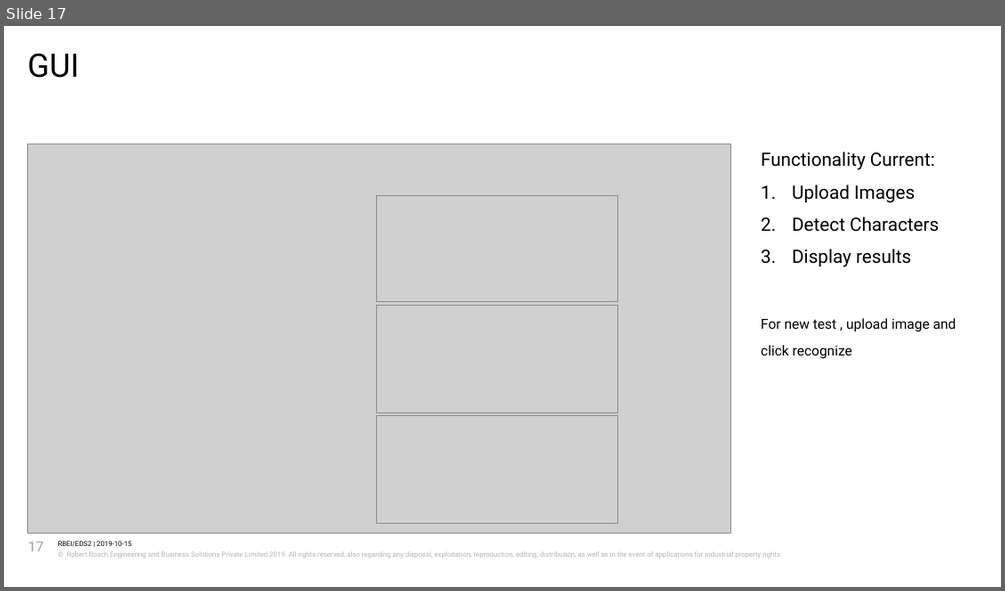
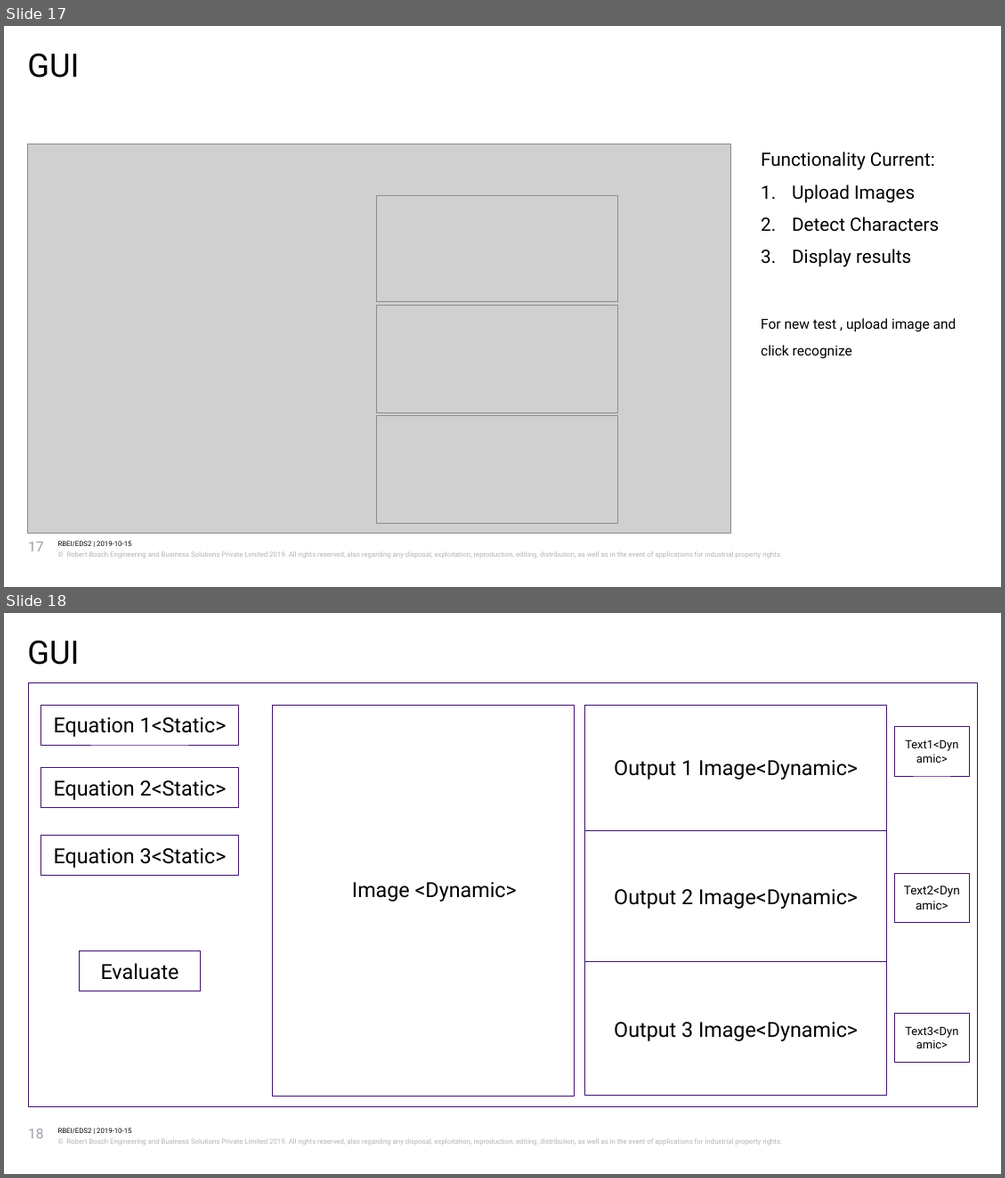
Before and after one commit to bijonguha/Bosch, a slide deck: intel_ocr/docs/intel_review_5thNov_V2.0.pptx. Shown one above the other, each under a label of ours: slide 17 before the commit, slides 17 and 18 after it. The pictures are 1005x591 and 1005x1178 pixels, drawn with LibreOffice and Linux fonts; fonts in the diff are those of the drawing; grey boxes stand for pictures; background and template pictures are left out. Boxes give left, top, right and bottom in pixels: in the first picture for what was removed or moved away, otherwise in the second. Text is boxed around its words. In the diff, an @@ line names an element or a change of style, - is before the commit and + after.

Commit message:
ppt 5th nov added

```diff
--- a/intel_ocr/docs/intel_review_5thNov_V2.0.pptx
+++ b/intel_ocr/docs/intel_review_5thNov_V2.0.pptx
@@ slide 18 added at (x1=4, y1=613, x2=1001, y2=1174), background #FFFFFF; not listed: 2 template elements that a slide beside it also shows @@
@@ text added at (x1=27, y1=641, x2=79, y2=665), 28 pt, text #000000 @@
+GUI
@@ rectangle added at (x1=28, y1=682, x2=977, y2=1105), outline #3F136C 0.75 pt @@
@@ rectangle added at (x1=41, y1=705, x2=238, y2=744), outline #3F136C 0.75 pt, 18 pt, text #000000 @@
+Equation 1<Static>
@@ rectangle added at (x1=272, y1=705, x2=574, y2=1094), outline #3F136C 0.75 pt @@
@@ rectangle added at (x1=584, y1=705, x2=886, y2=830), outline #3F136C 0.75 pt, 18 pt, text #000000 @@
+Output 1 Image<Dynamic>
@@ rectangle added at (x1=895, y1=727, x2=969, y2=776), outline #3F136C 0.75 pt, 10 pt, text #000000 @@
+Text1<Dynamic>
@@ rectangle added at (x1=41, y1=768, x2=238, y2=807), outline #3F136C 0.75 pt, 18 pt, text #000000 @@
+Equation 2<Static>
@@ rectangle added at (x1=41, y1=835, x2=238, y2=875), outline #3F136C 0.75 pt, 18 pt, text #000000 @@
+Equation 3<Static>
@@ rectangle added at (x1=584, y1=830, x2=886, y2=961), outline #3F136C 0.75 pt, 18 pt, text #000000 @@
+Output 2 Image<Dynamic>
@@ rectangle added at (x1=895, y1=873, x2=969, y2=922), outline #3F136C 0.75 pt, 10.5 pt, text #000000 @@
+Text2<Dynamic>
@@ text added at (x1=352, y1=882, x2=517, y2=901), 18 pt, text #000000 @@
+Image <Dynamic>
@@ rectangle added at (x1=80, y1=951, x2=201, y2=991), outline #3F136C 0.75 pt, 18 pt, text #000000 @@
+Evaluate
@@ rectangle added at (x1=584, y1=962, x2=886, y2=1095), outline #3F136C 0.75 pt, 18 pt, text #000000 @@
+Output 3 Image<Dynamic>
@@ rectangle added at (x1=895, y1=1013, x2=969, y2=1062), outline #3F136C 0.75 pt, 10 pt, text #000000 @@
+Text3<Dynamic>
@@ page number added at (x1=28, y1=1128, x2=43, y2=1138), 12 pt, text #999FA6 @@
+18
```
